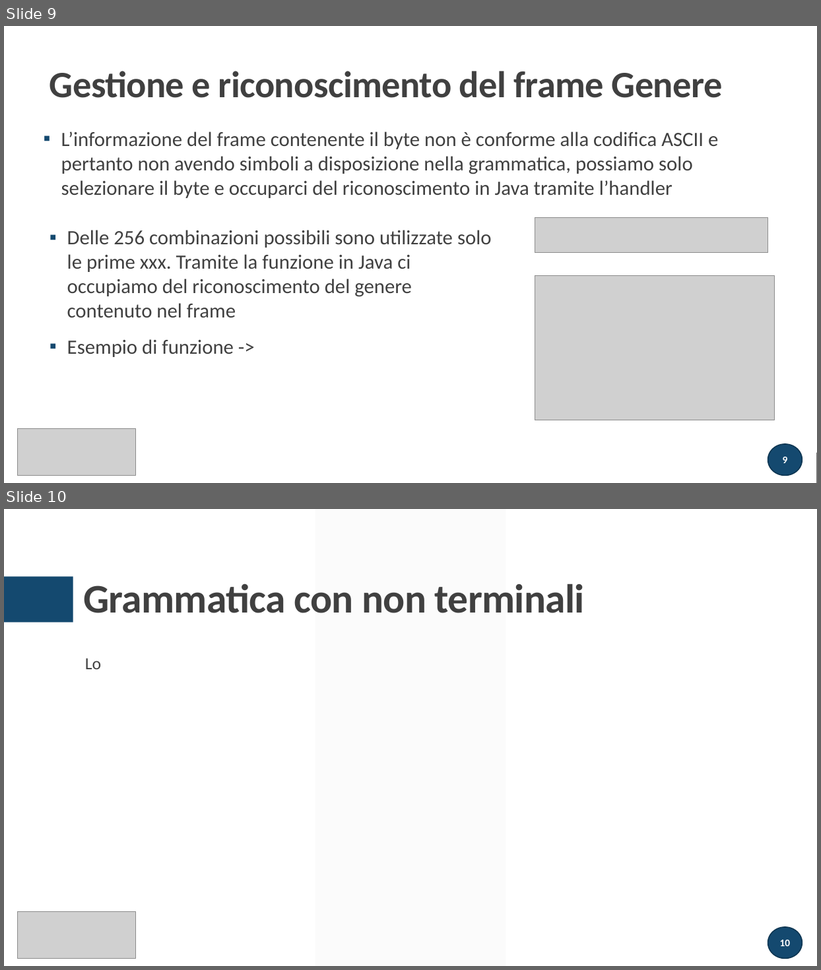
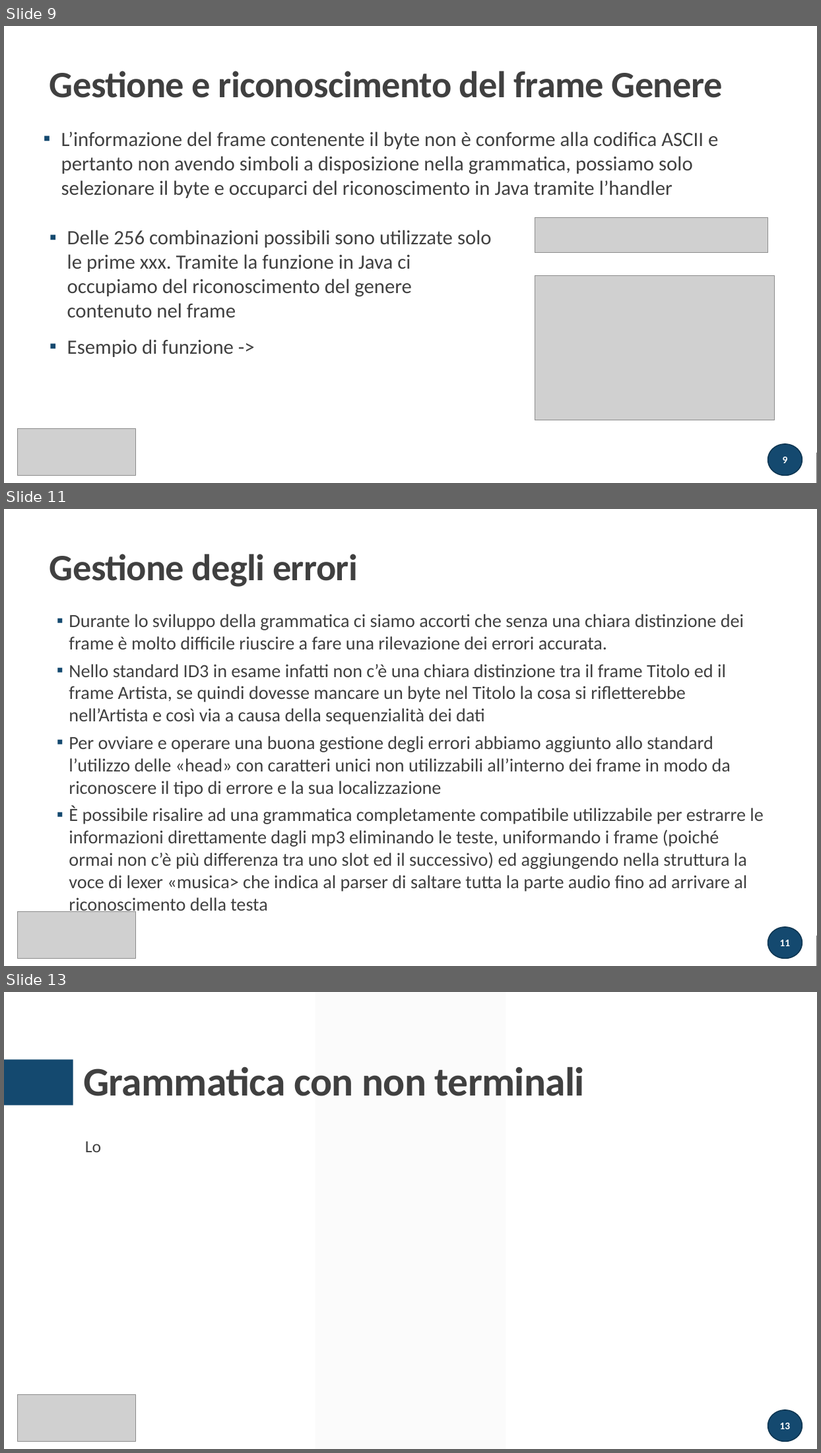
Before and after one commit to atusghen/SimpleID3, a slide deck: presentazione.pptx. Shown one above the other, each under a label of ours: slides 9 and 10 before the commit, slides 9, 11 and 13 after it; the slides between them are not shown. The pictures are 821x970 and 821x1453 pixels, drawn with LibreOffice and Linux fonts; fonts in the diff are those of the drawing; grey boxes stand for pictures. Boxes give left, top, right and bottom in pixels: in the first picture for what was removed or moved away, otherwise in the second. Text is boxed around its words. In the diff, an @@ line names an element or a change of style, - is before the commit and + after.

```diff
--- a/presentazione.pptx
+++ b/presentazione.pptx
@@ slide 11 added at (4,509,817,966), background #FFFFFF; not listed: 1 template element that a slide beside it also shows @@
@@ rectangle added at (4,509,817,966), fill #FFFFFF @@
@@ title added at (50,554,358,587), 44 pt, text #404040, bold @@
+Gestione degli errori
@@ text added at (69,614,763,915), 22 pt, text #404040 @@
+  ▪ Durante lo sviluppo della grammatica ci siamo accorti che senza una chiara distinzione dei frame è molto difficile riuscire a fare una rilevazione dei errori accurata.
+  ▪ Nello standard ID3 in esame infatti non c’è una chiara distinzione tra il frame Titolo ed il frame Artista, se quindi dovesse mancare un byte nel Titolo la cosa si rifletterebbe nell’Artista e così via a causa della sequenzialità dei dati
+  ▪ Per ovviare e operare una buona gestione degli errori abbiamo aggiunto allo standard l’utilizzo delle «head» con caratteri unici non utilizzabili all’interno dei frame in modo da riconoscere il tipo di errore e la sua localizzazione
+  ▪ È possibile risalire ad una grammatica completamente compatibile utilizzabile per estrarre le informazioni direttamente dagli mp3 eliminando le teste, uniformando i frame (poiché ormai non c’è più differenza tra uno slot ed il successivo) ed aggiungendo nella struttura la voce di lexer «musica> che indica al parser di saltare tutta la parte audio fino ad arrivare al riconoscimento della testa
@@ line added from (44, 685) to (233, 685), #404040 1 pt @@
@@ rectangle added at (44,674,241,705), fill #FFFFFF, outline #FFFFFF 1.25 pt @@
@@ picture added at (18,912,137,959) @@
@@ rectangle added at (4,936,817,966), fill #262626 @@
@@ page number added at (768,927,803,958), fill #14496F, outline #0F3652 1.25 pt, 12 pt, text #FFFFFF, bold @@
+11
@@ what was slide 10 is now slide 13 @@
@@ page number at (780,1423,791,1430): text changed @@
-10
+13
```
Also in this commit, not shown: 3 slides changed, 5 other files.
